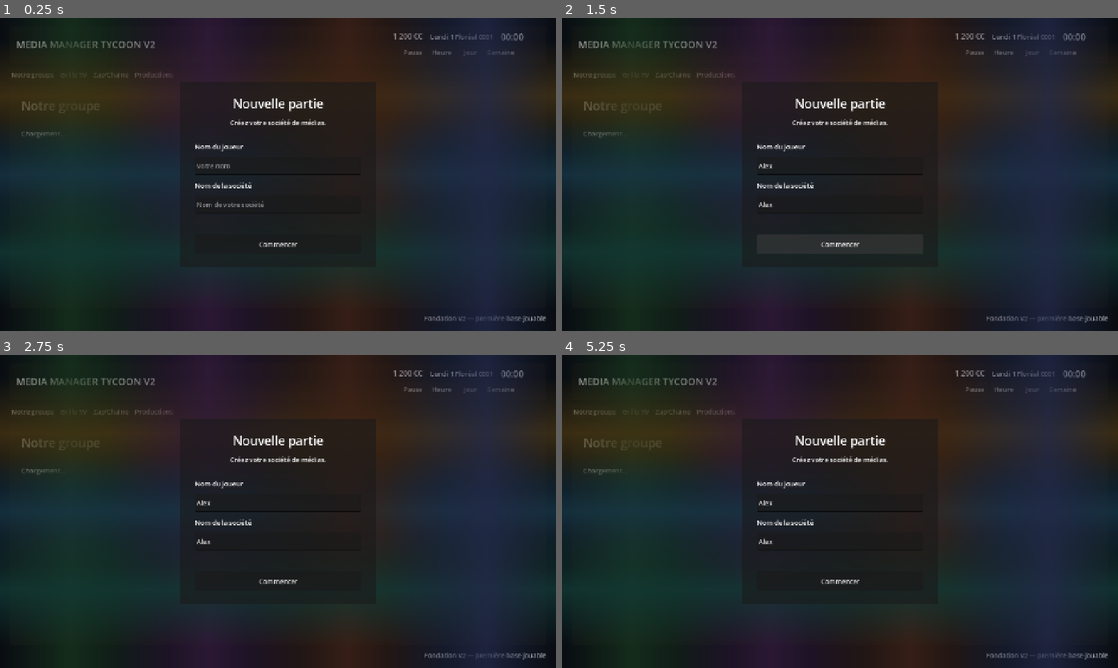
Above: before the commit, frames 1-4 (two rows, left to right).
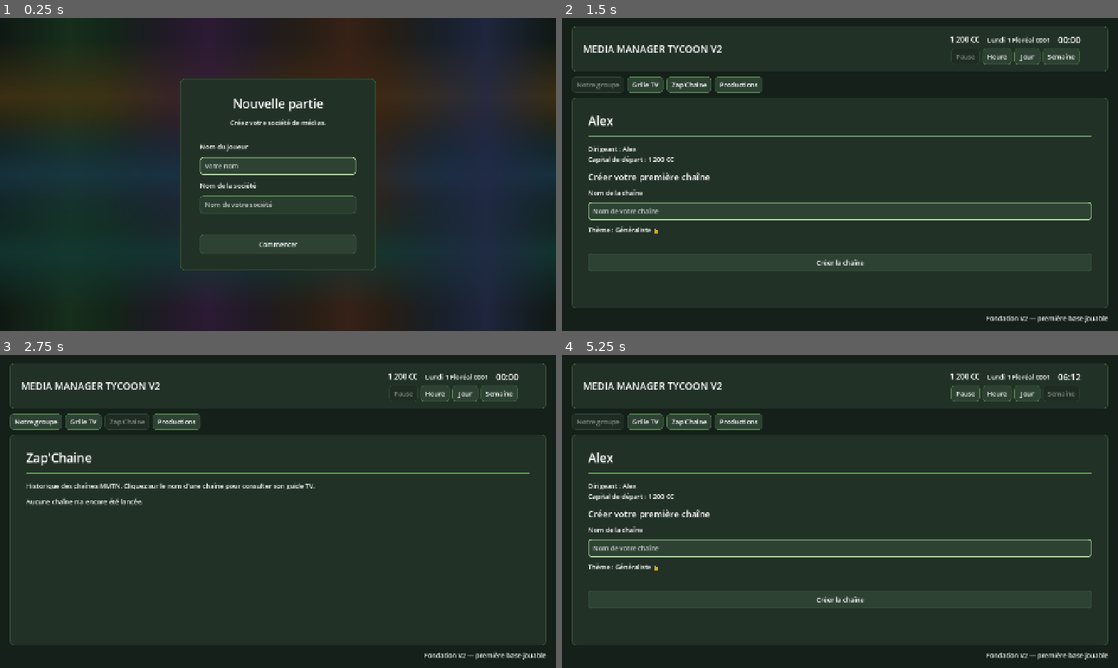
Above: after the commit, the same moments.

Repository: Adrienco69/MediaManagerTycoon_V2
Game: Godot game, scene res://scenes/main.tscn
The game is run twice, just before and just after one commit, with the same random seed, the same clock (stepped at 60 frames per second) and the same inputs.
Inputs (mouse positions are in pixels of both pictures, inside the frame that each line leads up to):
- Up to frame 1 (0.25 s): no input
- Up to frame 2 (1.5 s): click (840, 165) at 0.52 s; type "Alex" at 0.6 s; click (840, 205) at 0.75 s; type "Alex" at 0.83 s; click "Commencer" at 1.25 s
- Up to frame 3 (2.75 s): click "Zap'Chaine" at 2 s
- Up to frame 4 (5.25 s): click "Heure" at 2.75 s; click "Jour" at 3.5 s; click "Semaine" at 4.25 s; click "Notre groupe" at 5 s

The runs differ from the first frame. In frame 1, 6.8% of the frame differs, in the area x 2-99%, y 4-98%; in frame 2, 25%, in the area x 0-100%, y 0-100%; in frame 3, 18%; in frame 4, 25%.
Error before the commit: Parse Error: Static function "get_initial_channels()" not found in base "MMTNRegistry". (res://scripts/game_state.gd:122)

Commit message:
Branche l historique persistant des chaines MMTN

Diff:
--- a/scripts/game_state.gd
+++ b/scripts/game_state.gd
@@ -58,6 +58,7 @@
 
 var _minute_buffer: float = 0.0
 var _player_channel_manager: PlayerChannelManager = PlayerChannelManagerScript.new()
+var _mmtn_registry: MMTNRegistry = MMTNRegistryScript.new()
 
 
 func _ready() -> void:
@@ -91,6 +92,7 @@
 	time_mode = TimeMode.PAUSED
 	_minute_buffer = 0.0
 	_player_channel_manager.reset()
+	_mmtn_registry.reset()
 
 	identity_changed.emit(player_name, company_name)
 	credits_changed.emit(credits)
@@ -119,7 +121,15 @@
 
 
 func get_zap_channels() -> Array[Dictionary]:
-	return MMTNRegistryScript.get_initial_channels(get_first_channel(), company_name)
+	return _mmtn_registry.get_channels()
+
+
+func register_mmtn_channel(channel: Dictionary) -> void:
+	_mmtn_registry.register_channel(channel)
+
+
+func close_mmtn_channel(mmtn_number: int, closed_date: String) -> bool:
+	return _mmtn_registry.close_channel(mmtn_number, closed_date)
 
 
 func set_time_mode(new_mode: TimeMode) -> void:
@@ -187,6 +197,7 @@
 
 
 func _on_channel_created(channel: Dictionary) -> void:
+	_mmtn_registry.register_initial_channels(channel, company_name)
 	channel_created.emit(channel)
 
 
